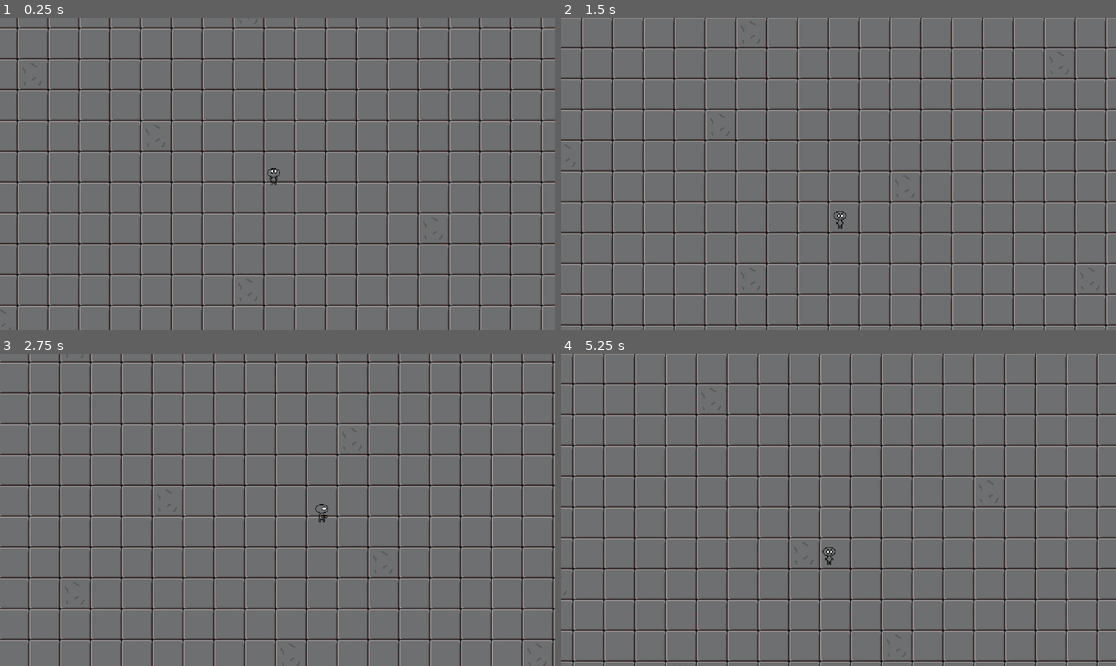
Above: before the commit, frames 1-4 (two rows, left to right).
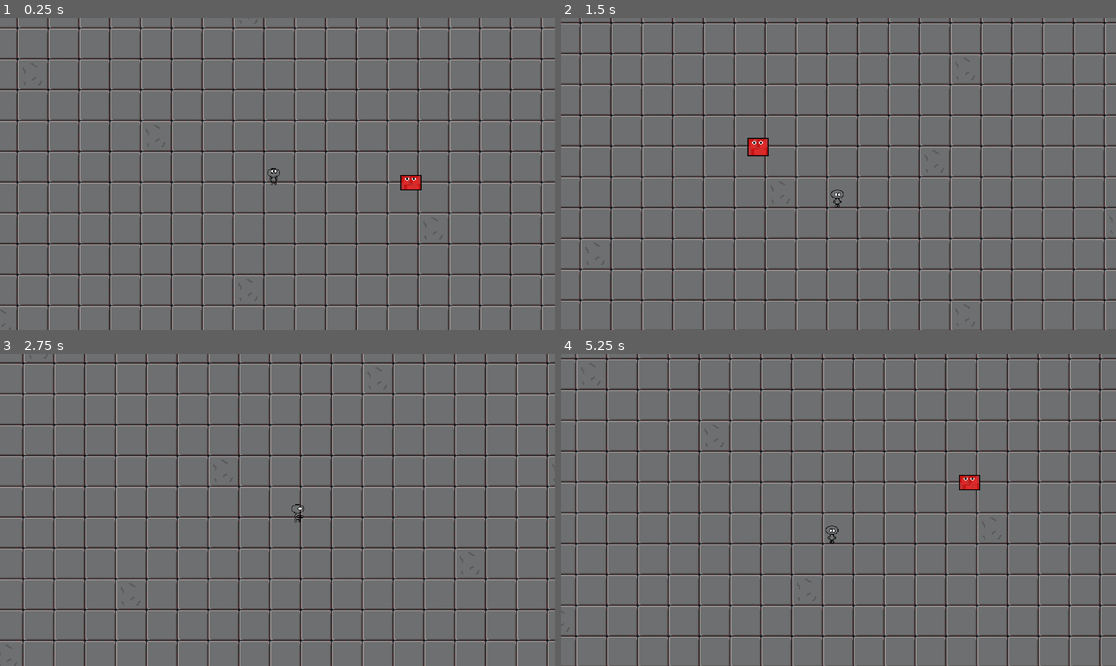
Above: after the commit, the same moments.

Repository: Na1yd/mygame
Game: Godot game, scene res://Starting level/Starting_level.tscn
Two runs of this game, one before a commit and one after it. Both use one fixed random seed, a clock stepped at 60 frames per second and the inputs below.
Inputs:
- Up to frame 1 (0.25 s): no input
- Up to frame 2 (1.5 s): tap Enter at 0.5 s; hold D (player_right) 0.53-1.28 s; hold S (player_down) from 1.28 s (still down)
- Up to frame 3 (2.75 s): release S (player_down) at 2.03 s; hold D (player_right) from 2.03 s (still down)
- Up to frame 4 (5.25 s): release D (player_right) at 2.78 s; hold W (player_up) 2.78-3.53 s; hold A (player_left) 3.53-5.03 s; hold S (player_down) from 5.03 s (still down)

The runs differ from the first frame. In frame 1, 0.2% of the frame differs, in the area x 72-76%, y 50-56%; in frame 2, 27%; in frame 3, 26%; in frame 4, 31%, in the area x 0-100%, y 0-100%.
Error before the commit: Parse Error: The function signature doesn't match the parent. Parent signature is "start(float = <default>) -> void". (res://Player/Timer.gd:12)

Commit message:
Added bourders and meat chunk(bad guy) Also made gun go on a timer so it more like a projectile now

Diff:
--- a/Player/Player.gd
+++ b/Player/Player.gd
@@ -1,36 +1,45 @@
 extends CharacterBody2D
+
+var speed = 5
 
 @onready var anim = $AnimatedSprite2D
 @onready var bullets_L = preload("res://Weapons/bullet_right.tscn")
 @onready var bullets_R = preload("res://Weapons/bullet_left.tscn")
 @onready var bullets_U = preload("res://Weapons/bullet_up.tscn")
 @onready var bullets_D = preload("res://Weapons/bullet_down.tscn")
-@onready var shoot = preload("res://Player/Timer.gd")
+#projectile timer
+func _on_start():
+	$Timer.start()
+
+
+
+
 
 func _ready():
 	pass # Called every frame. 'delta' is the elapsed time since the previous frame.
 
 func _process(delta):
-	if Input.is_action_pressed("player_up") and position.y > -150:
-		position.y -= 10
+	if Input.is_action_pressed("player_up") and position.y > 0:
+		position.y -= speed
 	if Input.is_action_pressed("player_up"):
 		$Sprite2D/AnimatedSprite2D.play("up")
-	if Input.is_action_pressed("player_down") and position.y < 778:
-		position.y += 10
+	if Input.is_action_pressed("player_down") and position.y < 1014:
+		position.y += speed
 	if Input.is_action_pressed("player_down"):
 		$Sprite2D/AnimatedSprite2D.play("down")
-	if Input.is_action_pressed("player_left") and position.x > -280:
-		position.x -= 10
+	if Input.is_action_pressed("player_left") and position.x > 0:
+		position.x -= speed
 	if Input.is_action_pressed("player_left"):
 			$Sprite2D/AnimatedSprite2D.play("left")
-	if Input.is_action_pressed("player_right") and position.x < 1551:
-		position.x += 10
+	if Input.is_action_pressed("player_right") and position.x < 1910:
+		position.x += speed
 	if Input.is_action_pressed("player_right"):
 			$Sprite2D/AnimatedSprite2D.play("right")
 
 
 
 
+#projectile code
 func _on_timer_timeout():
 	var bullet_L = bullets_L.instantiate()
 	bullet_L.position = position
@@ -47,3 +56,5 @@
 	var bullet_D = bullets_D.instantiate()
 	bullet_D.position = position
 	get_parent().add_child(bullet_D)
+
+	$Timer.start()
--- a/Player/Player.tscn
+++ b/Player/Player.tscn
@@ -1,23 +1,23 @@
 [gd_scene load_steps=10 format=3 uid="uid://delnfl22b65"]
 
 [ext_resource type="Script" path="res://Player/Player.gd" id="1_p8f6x"]
-[ext_resource type="Texture2D" uid="uid://dfotmor3l55au" path="res://New Piskel.png" id="1_ysou3"]
+[ext_resource type="Texture2D" uid="uid://dfotmor3l55au" path="res://Sprites/New Piskel.png" id="2_ecrn0"]
 [ext_resource type="Script" path="res://Player/Timer.gd" id="3_8muou"]
 
 [sub_resource type="AtlasTexture" id="AtlasTexture_lbarc"]
-atlas = ExtResource("1_ysou3")
+atlas = ExtResource("2_ecrn0")
 region = Rect2(32, 32, 32, 32)
 
 [sub_resource type="AtlasTexture" id="AtlasTexture_xd2y8"]
-atlas = ExtResource("1_ysou3")
+atlas = ExtResource("2_ecrn0")
 region = Rect2(0, 32, 32, 32)
 
 [sub_resource type="AtlasTexture" id="AtlasTexture_aw12b"]
-atlas = ExtResource("1_ysou3")
+atlas = ExtResource("2_ecrn0")
 region = Rect2(0, 0, 32, 32)
 
 [sub_resource type="AtlasTexture" id="AtlasTexture_ihmgb"]
-atlas = ExtResource("1_ysou3")
+atlas = ExtResource("2_ecrn0")
 region = Rect2(32, 0, 32, 32)
 
 [sub_resource type="SpriteFrames" id="SpriteFrames_0nqfg"]
@@ -76,8 +76,8 @@
 
 [node name="Timer" type="Timer" parent="."]
 process_callback = 0
+one_shot = true
 autostart = true
 script = ExtResource("3_8muou")
 
 [connection signal="timeout" from="Timer" to="." method="_on_timer_timeout"]
-[connection signal="timeout" from="Timer" to="Timer" method="_on_timeout_timeout"]
--- a/Player/Timer.gd
+++ b/Player/Timer.gd
@@ -1,13 +1 @@
 extends Timer
-
-
-func _on_start():
-	$Timer.start()
-
-
-
-func _on_timeout_timeout():
-	$Timer.on_start()
-
-func start():
-	$Timer.start
--- a/Starting level/Starting_level.tscn
+++ b/Starting level/Starting_level.tscn
@@ -1,9 +1,10 @@
-[gd_scene load_steps=8 format=3 uid="uid://duf1g3oxf3j8h"]
+[gd_scene load_steps=9 format=3 uid="uid://duf1g3oxf3j8h"]
 
 [ext_resource type="Texture2D" uid="uid://ct57sbyft8ypo" path="res://Sprites/brick.png" id="1_bm3tt"]
 [ext_resource type="PackedScene" uid="uid://delnfl22b65" path="res://Player/Player.tscn" id="1_kybx2"]
 [ext_resource type="Texture2D" uid="uid://dipmchlumnjcn" path="res://Sprites/broken brick.png" id="2_71uan"]
 [ext_resource type="PackedScene" uid="uid://dmhptscck2uau" path="res://Weapons/bullet_right.tscn" id="4_1yirb"]
+[ext_resource type="PackedScene" uid="uid://w6wornlf4kqk" path="res://bad guys/meat_chunk.tscn" id="4_4nx7m"]
 
 [sub_resource type="TileSetAtlasSource" id="TileSetAtlasSource_0kbpy"]
 resource_name = "Tile"
@@ -40,5 +41,8 @@
 position_smoothing_enabled = true
 position_smoothing_speed = 10.0
 
+[node name="Meat chunk" parent="." instance=ExtResource("4_4nx7m")]
+position = Vector2(472, 192)
+
 [node name="Area2D" parent="." instance=ExtResource("4_1yirb")]
 position = Vector2(408, 176)
--- /dev/null
+++ b/bad guys/meat_chunk.tscn
@@ -0,0 +1,52 @@
+[gd_scene load_steps=8 format=3 uid="uid://w6wornlf4kqk"]
+
+[ext_resource type="Texture2D" uid="uid://u4sofwpmwuah" path="res://Sprites/meat_chunk.png" id="1_omhfr"]
+
+[sub_resource type="AtlasTexture" id="AtlasTexture_n1rl3"]
+atlas = ExtResource("1_omhfr")
+region = Rect2(0, 0, 32, 32)
+
+[sub_resource type="AtlasTexture" id="AtlasTexture_j5kar"]
+atlas = ExtResource("1_omhfr")
+region = Rect2(32, 0, 32, 32)
+
+[sub_resource type="AtlasTexture" id="AtlasTexture_lcwai"]
+atlas = ExtResource("1_omhfr")
+region = Rect2(0, 32, 32, 32)
+
+[sub_resource type="AtlasTexture" id="AtlasTexture_uqisv"]
+atlas = ExtResource("1_omhfr")
+region = Rect2(32, 32, 32, 32)
+
+[sub_resource type="SpriteFrames" id="SpriteFrames_ksisb"]
+animations = [{
+"frames": [{
+"duration": 1.0,
+"texture": SubResource("AtlasTexture_n1rl3")
+}, {
+"duration": 1.0,
+"texture": SubResource("AtlasTexture_j5kar")
+}, {
+"duration": 1.0,
+"texture": SubResource("AtlasTexture_lcwai")
+}, {
+"duration": 1.0,
+"texture": SubResource("AtlasTexture_uqisv")
+}],
+"loop": true,
+"name": &"default",
+"speed": 5.0
+}]
+
+[sub_resource type="RectangleShape2D" id="RectangleShape2D_7ea27"]
+size = Vector2(22, 19)
+
+[node name="Meat chunk" type="CharacterBody2D"]
+
+[node name="AnimatedSprite2D" type="AnimatedSprite2D" parent="."]
+sprite_frames = SubResource("SpriteFrames_ksisb")
+autoplay = "default"
+
+[node name="CollisionShape2D" type="CollisionShape2D" parent="."]
+position = Vector2(0, 0.5)
+shape = SubResource("RectangleShape2D_7ea27")
Binary file added: Player/New Piskel.png
Not shown, added: Player/New Piskel.png.import
Renamed: New Piskel.png -> Sprites/New Piskel.png
Not shown, added: Sprites/New Piskel.png.import
Binary file added: Sprites/meat_chunk.png
Not shown, changed: Sprites/meat_chunk.png.import
